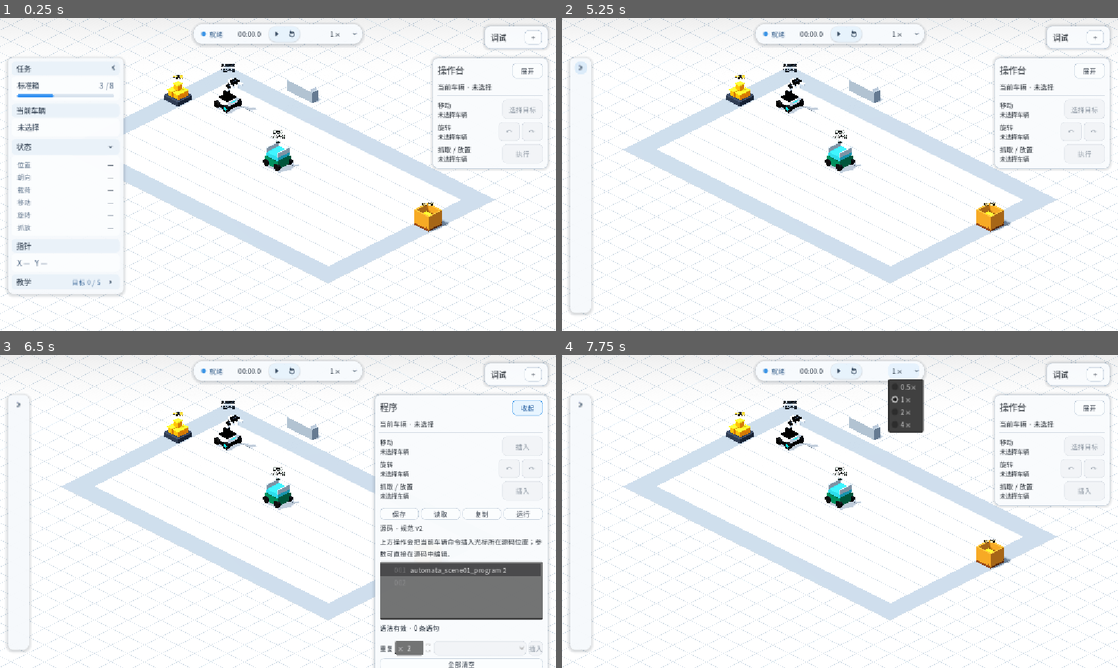
Above: before the commit, frames 1-4 (two rows, left to right).
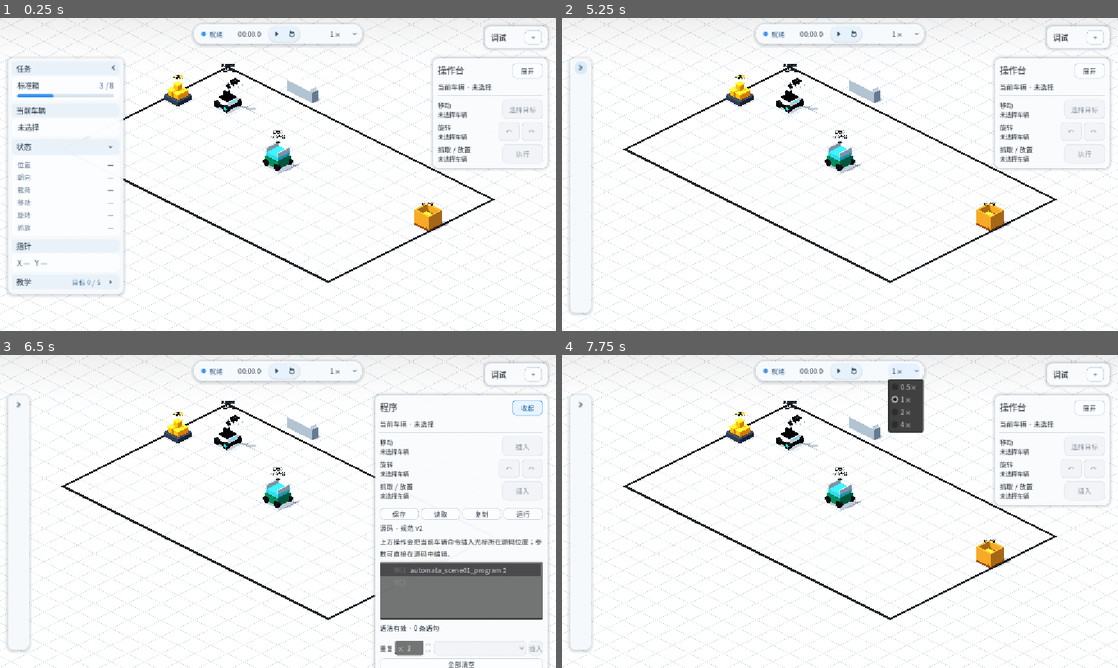
Above: after the commit, the same moments.

Repository: Ri0n72Y/automata
Game: Godot game, scene res://scenes/scene_01/scene_01_basic_packing.tscn
The game is run twice, just before and just after one commit, with the same random seed, the same clock (stepped at 60 frames per second) and the same inputs.
Inputs (mouse positions are in pixels of both pictures, inside the frame that each line leads up to):
- Up to frame 1 (0.25 s): no input
- Up to frame 2 (5.25 s): click (673, 146) at 0.5 s; click (673, 199) at 1.27 s; click "下一步" at 2 s; click "上一步" at 2.75 s; click "跳过教学" at 3.5 s; click "打开教学" at 4.25 s; click (673, 68) at 5 s
- Up to frame 3 (6.5 s): click "展开" at 5.75 s
- Up to frame 4 (7.75 s): click "收起" at 6.5 s; click "1×" at 7.25 s

The runs differ from the first frame. In frame 1, 7.2% of the frame differs, in the area x 22-89%, y 15-85%; in frame 2, 8.1%, in the area x 11-89%, y 15-85%; in frame 3, 6.2%; in frame 4, 8.1%.

Commit message:
refactor(scene-01): flatten playable field visual

Diff:
--- a/scenes/scene_01/components/scene_01_field_16x10.tscn
+++ b/scenes/scene_01/components/scene_01_field_16x10.tscn
@@ -1,55 +1,62 @@
-[gd_scene load_steps=7 format=3]
+[gd_scene load_steps=9 format=3]
 
 [ext_resource type="Script" path="res://scripts/grid/grid_tile_view.gd" id="1_grid_tiles"]
-[ext_resource type="PackedScene" path="res://scenes/scene_01/components/grid_row_boundary_16_static.tscn" id="2_boundary_row"]
-[ext_resource type="PackedScene" path="res://scenes/scene_01/components/grid_row_interior_16_static.tscn" id="3_interior_row"]
-[ext_resource type="Material" path="res://scenes/scene_01/materials/floor_cross_tile.tres" id="4_floor"]
-[ext_resource type="Material" path="res://scenes/scene_01/materials/neutral_obstacle.tres" id="5_boundary"]
+[ext_resource type="Material" path="res://scenes/scene_01/materials/floor_cross_playable.tres" id="2_floor"]
+[ext_resource type="Material" path="res://scenes/scene_01/materials/warning_stripe_x.tres" id="3_warning_x"]
+[ext_resource type="Material" path="res://scenes/scene_01/materials/warning_stripe_z.tres" id="4_warning_z"]
 
 [sub_resource type="BoxShape3D" id="GroundShape"]
 resource_local_to_scene = true
 size = Vector3(16, 0.08, 10)
+
+[sub_resource type="PlaneMesh" id="PlayableFloorMesh"]
+size = Vector2(16, 10)
+material = ExtResource("2_floor")
+
+[sub_resource type="PlaneMesh" id="WarningLongMesh"]
+size = Vector2(16, 0.12)
+material = ExtResource("3_warning_x")
+
+[sub_resource type="PlaneMesh" id="WarningShortMesh"]
+size = Vector2(10, 0.12)
+material = ExtResource("4_warning_z")
 
 [node name="GridTileView" type="Node3D"]
 script = ExtResource("1_grid_tiles")
 use_static_scene_tiles = true
 static_grid_width = 16
 static_grid_height = 10
-normal_tile_material = ExtResource("4_floor")
-power_tile_material = ExtResource("4_floor")
-boundary_tile_material = ExtResource("5_boundary")
 
 [node name="Tiles" type="Node3D" parent="."]
 
-[node name="Row_0" parent="Tiles" instance=ExtResource("2_boundary_row")]
-position = Vector3(0, 0, 0.5)
+[node name="PlayableFloor" type="MeshInstance3D" parent="Tiles"]
+position = Vector3(8, 0.002, 5)
+mesh = SubResource("PlayableFloorMesh")
+cast_shadow = 0
 
-[node name="Row_1" parent="Tiles" instance=ExtResource("3_interior_row")]
-position = Vector3(0, 0, 1.5)
+[node name="WarningBoundary" type="Node3D" parent="Tiles"]
 
-[node name="Row_2" parent="Tiles" instance=ExtResource("3_interior_row")]
-position = Vector3(0, 0, 2.5)
+[node name="North" type="MeshInstance3D" parent="Tiles/WarningBoundary"]
+position = Vector3(8, 0.008, 0.06)
+mesh = SubResource("WarningLongMesh")
+cast_shadow = 0
 
-[node name="Row_3" parent="Tiles" instance=ExtResource("3_interior_row")]
-position = Vector3(0, 0, 3.5)
+[node name="South" type="MeshInstance3D" parent="Tiles/WarningBoundary"]
+position = Vector3(8, 0.008, 9.94)
+mesh = SubResource("WarningLongMesh")
+cast_shadow = 0
 
-[node name="Row_4" parent="Tiles" instance=ExtResource("3_interior_row")]
-position = Vector3(0, 0, 4.5)
+[node name="West" type="MeshInstance3D" parent="Tiles/WarningBoundary"]
+position = Vector3(0.06, 0.008, 5)
+rotation = Vector3(0, 1.570796, 0)
+mesh = SubResource("WarningShortMesh")
+cast_shadow = 0
 
-[node name="Row_5" parent="Tiles" instance=ExtResource("3_interior_row")]
-position = Vector3(0, 0, 5.5)
-
-[node name="Row_6" parent="Tiles" instance=ExtResource("3_interior_row")]
-position = Vector3(0, 0, 6.5)
-
-[node name="Row_7" parent="Tiles" instance=ExtResource("3_interior_row")]
-position = Vector3(0, 0, 7.5)
-
-[node name="Row_8" parent="Tiles" instance=ExtResource("3_interior_row")]
-position = Vector3(0, 0, 8.5)
-
-[node name="Row_9" parent="Tiles" instance=ExtResource("2_boundary_row")]
-position = Vector3(0, 0, 9.5)
+[node name="East" type="MeshInstance3D" parent="Tiles/WarningBoundary"]
+position = Vector3(15.94, 0.008, 5)
+rotation = Vector3(0, 1.570796, 0)
+mesh = SubResource("WarningShortMesh")
+cast_shadow = 0
 
 [node name="GroundBody" type="StaticBody3D" parent="Tiles"]
 collision_layer = 1
